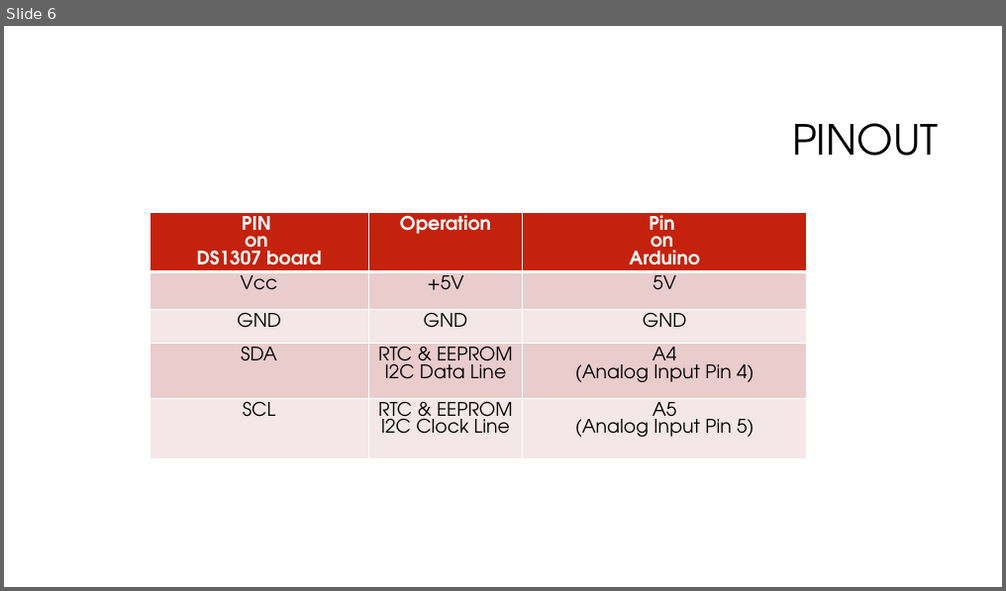
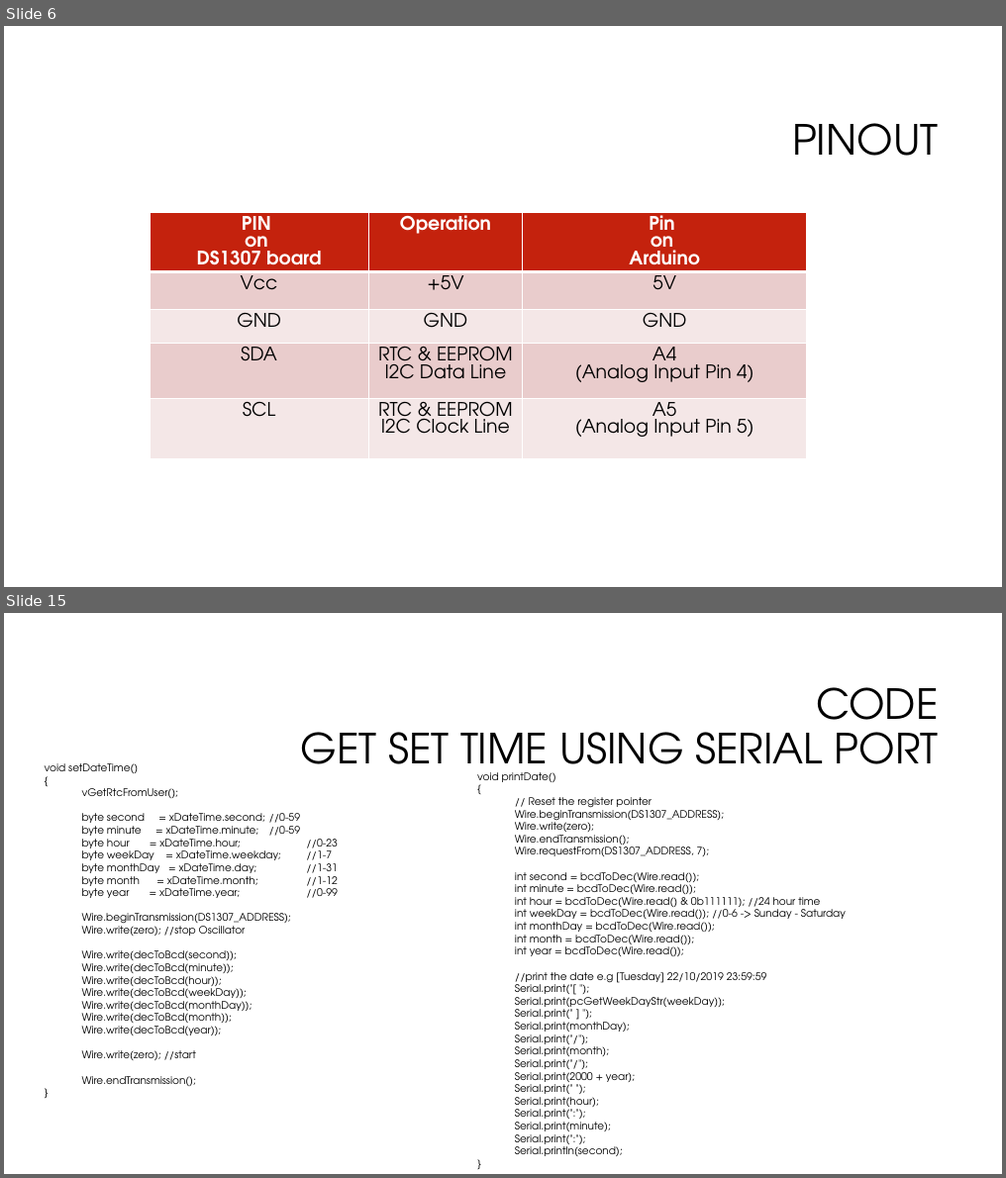
Before and after one commit to softwaresunleashed/arduino, a slide deck: custom_projects/12_RTC_EEPROM_Interfacing/12_RTC_EEPROM_Interfacing.pptx. Shown one above the other, each under a label of ours: slide 6 before the commit, slides 6 and 15 after it; the slides between them are not shown. The pictures are 1006x591 and 1006x1178 pixels, drawn with LibreOffice and Linux fonts; fonts in the diff are those of the drawing; background and template pictures are left out. Boxes give left, top, right and bottom in pixels: in the first picture for what was removed or moved away, otherwise in the second. Text is boxed around its words. In the diff, an @@ line names an element or a change of style, - is before the commit and + after.

```diff
--- a/custom_projects/12_RTC_EEPROM_Interfacing/12_RTC_EEPROM_Interfacing.pptx
+++ b/custom_projects/12_RTC_EEPROM_Interfacing/12_RTC_EEPROM_Interfacing.pptx
@@ slide 15 added at <box>4,613,1002,1174</box>, background #FFFFFF @@
@@ title added at <box>301,687,939,782</box>, 40 pt, text #000000 @@
+CODE
+GET SET TIME USING SERIAL PORT
@@ text added at <box>45,763,338,1086</box>, 10 pt, text #000000 @@
+void setDateTime()
+{
+vGetRtcFromUser();
+byte second = xDateTime.second; //0-59
+byte minute = xDateTime.minute; //0-59
+byte hour = xDateTime.hour; //0-23
+byte weekDay = xDateTime.weekday; //1-7
+byte monthDay = xDateTime.day; //1-31
+byte month = xDateTime.month; //1-12
+byte year = xDateTime.year; //0-99
+Wire.beginTransmission(DS1307_ADDRESS);
+Wire.write(zero); //stop Oscillator
+Wire.write(decToBcd(second));
+Wire.write(decToBcd(minute));
+Wire.write(decToBcd(hour));
+Wire.write(decToBcd(weekDay));
+Wire.write(decToBcd(monthDay));
+Wire.write(decToBcd(month));
+Wire.write(decToBcd(year));
+Wire.write(zero); //start
+Wire.endTransmission();
+}
@@ text added at <box>477,772,846,1157</box>, 10 pt, text #000000 @@
+void printDate()
+{
+// Reset the register pointer
+Wire.beginTransmission(DS1307_ADDRESS);
+Wire.write(zero);
+Wire.endTransmission();
+Wire.requestFrom(DS1307_ADDRESS, 7);
+int second = bcdToDec(Wire.read());
+int minute = bcdToDec(Wire.read());
+int hour = bcdToDec(Wire.read() & 0b111111); //24 hour time
+int weekDay = bcdToDec(Wire.read()); //0-6 -> Sunday - Saturday
+int monthDay = bcdToDec(Wire.read());
+int month = bcdToDec(Wire.read());
+int year = bcdToDec(Wire.read());
+//print the date e.g [Tuesday] 22/10/2019 23:59:59
+Serial.print("[ ");
+Serial.print(pcGetWeekDayStr(weekDay));
+Serial.print(" ] ");
+Serial.print(monthDay);
+Serial.print("/");
+Serial.print(month);
+Serial.print("/");
+Serial.print(2000 + year);
+Serial.print(" ");
+Serial.print(hour);
+Serial.print(":");
+Serial.print(minute);
+Serial.print(":");
+Serial.println(second);
+}
```
Also in this commit, not shown: 3 slides changed, 7 other slides added, 2 slides removed, 1 other file.
